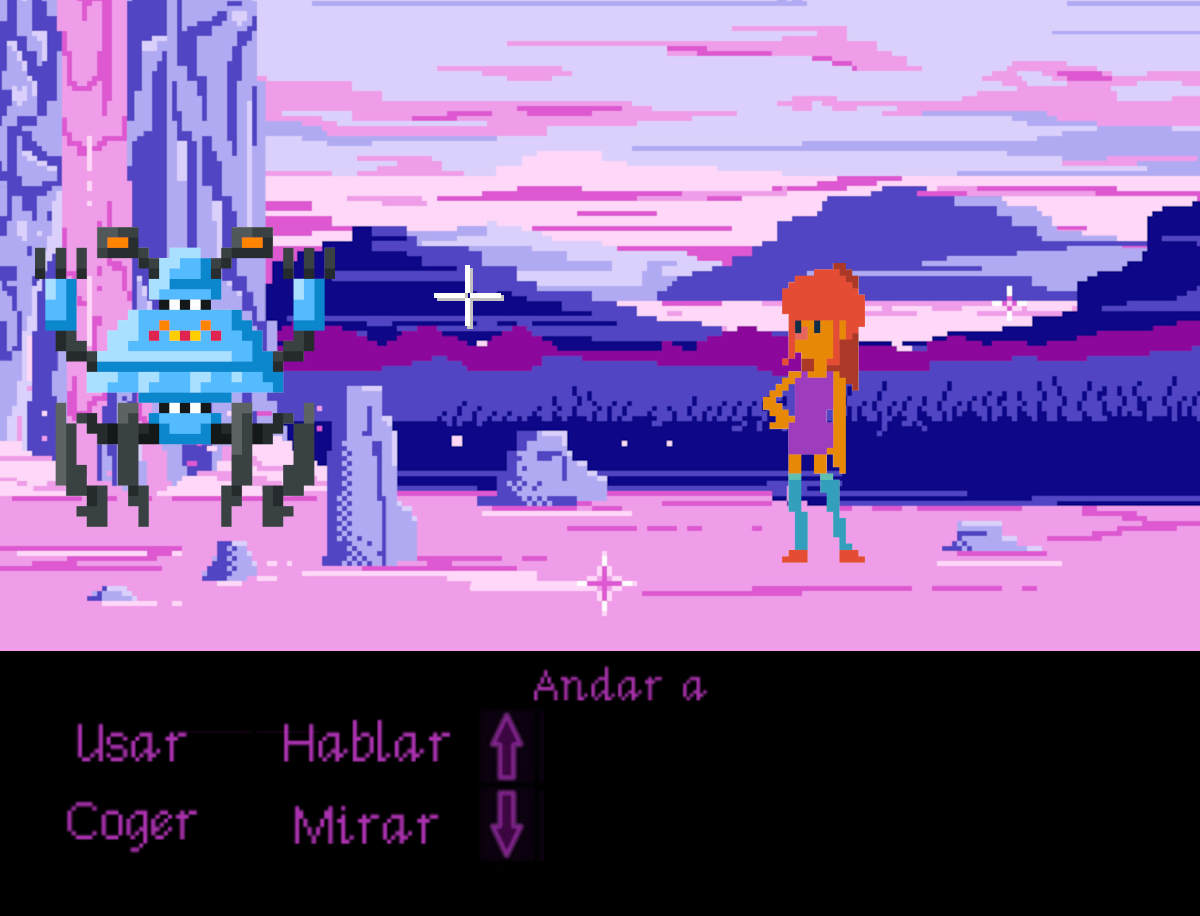
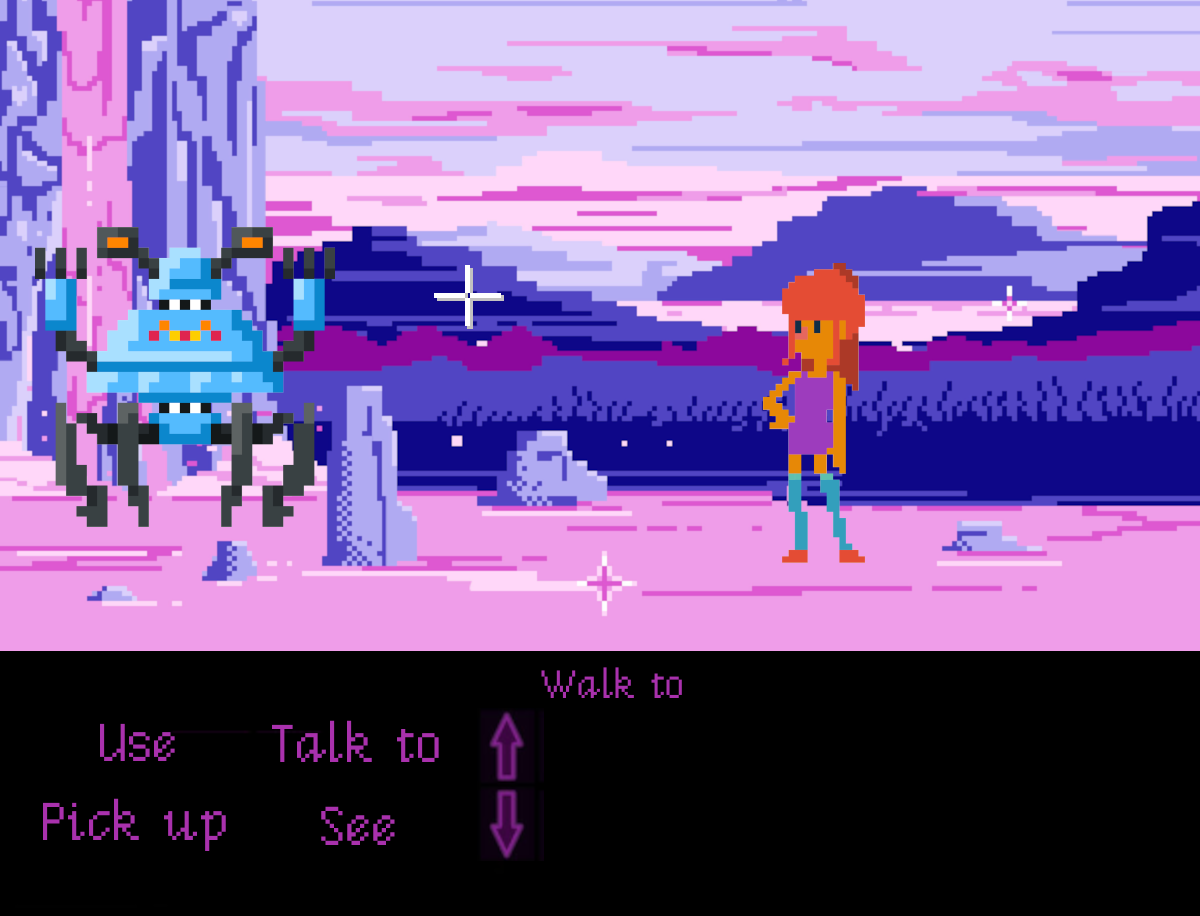
Layer changes from the first w=1200, h=916 image to the second:
added layer "See" above "Mirar" over (321, 806, 395, 845)
hid "Mirar" over (292, 804, 440, 845)
added layer "Talk to" above "Hablar" over (272, 720, 439, 762)
hid "Hablar" over (283, 718, 451, 763)
added layer "Pick up" above "Coger" over (43, 798, 226, 851)
hid "Coger" over (66, 800, 199, 854)
added layer "Use" above "Usar" over (100, 723, 175, 761)
hid "Usar" over (75, 722, 188, 763)
added layer "Walk to" above "Andar a" over (541, 667, 682, 698)
hid "Andar a" over (533, 665, 709, 702)
